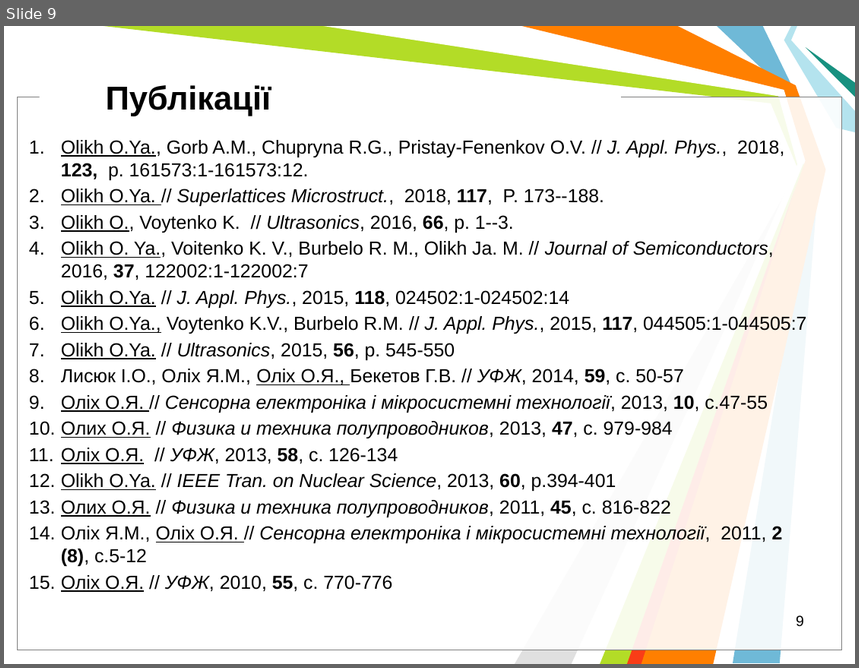
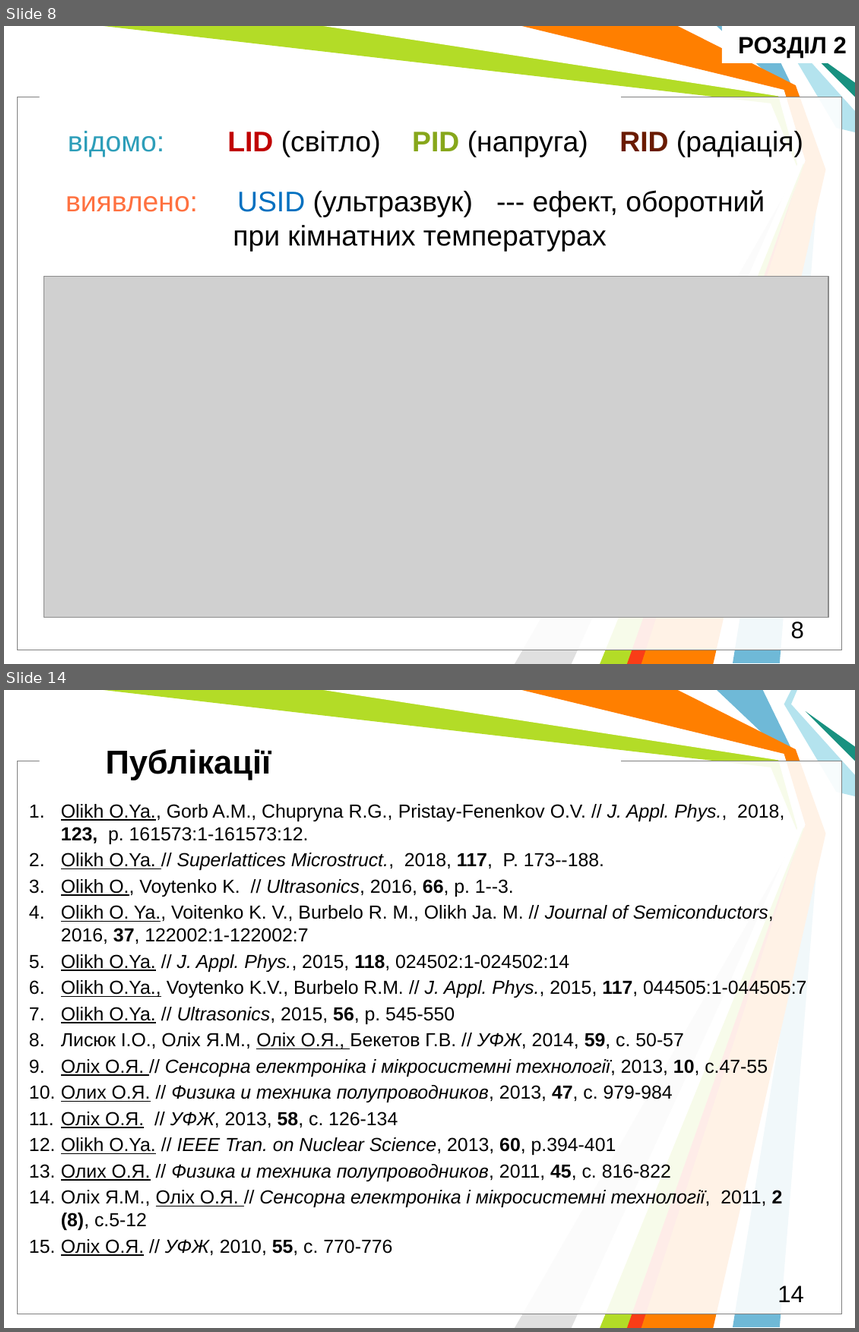
Before and after one commit to l432/Disser, a slide deck: Help/Dopovid/Olikh.ppt. Shown one above the other, each under a label of ours: slide 9 before the commit, slides 8 and 14 after it; the slides between them are not shown. The pictures are 859x668 and 859x1332 pixels, drawn with LibreOffice and Linux fonts; fonts in the diff are those of the drawing; grey boxes stand for pictures; background and template pictures are left out. Boxes give left, top, right and bottom in pixels: in the first picture for what was removed or moved away, otherwise in the second. Text is boxed around its words. In the diff, an @@ line names an element or a change of style, - is before the commit and + after.

```diff
--- a/Help/Dopovid/Olikh.ppt
+++ b/Help/Dopovid/Olikh.ppt
@@ slide 8 added at (4, 26, 855, 664), background #FFFFFF; not listed: 11 template elements that a slide beside it also shows @@
@@ rectangle added at (722, 26, 855, 63), fill #FFFFFF, 20 pt, text #000000, bold @@
+РОЗДІЛ 2
@@ text added at (68, 131, 804, 157), 24 pt, text #000000 @@
+відомо: LID (світло) PID (напруга) RID (радіація)
@@ text added at (66, 190, 765, 251), 24 pt, text #000000 @@
+виявлено: USID (ультразвук) --- ефект, оборотний при кімнатних температурах
@@ picture added at (44, 276, 829, 617) @@
@@ page number added at (791, 622, 804, 639), 20 pt, text #000000 @@
+8
@@ what was slide 9 is now slide 14 @@
@@ page number at (778, 1286, 804, 1303): text changed; size 12.5 to 20 pt @@
-9
+14
```
Also in this commit, not shown: 11 slides changed, 5 other slides added, 1 slide removed, 12 other files.
